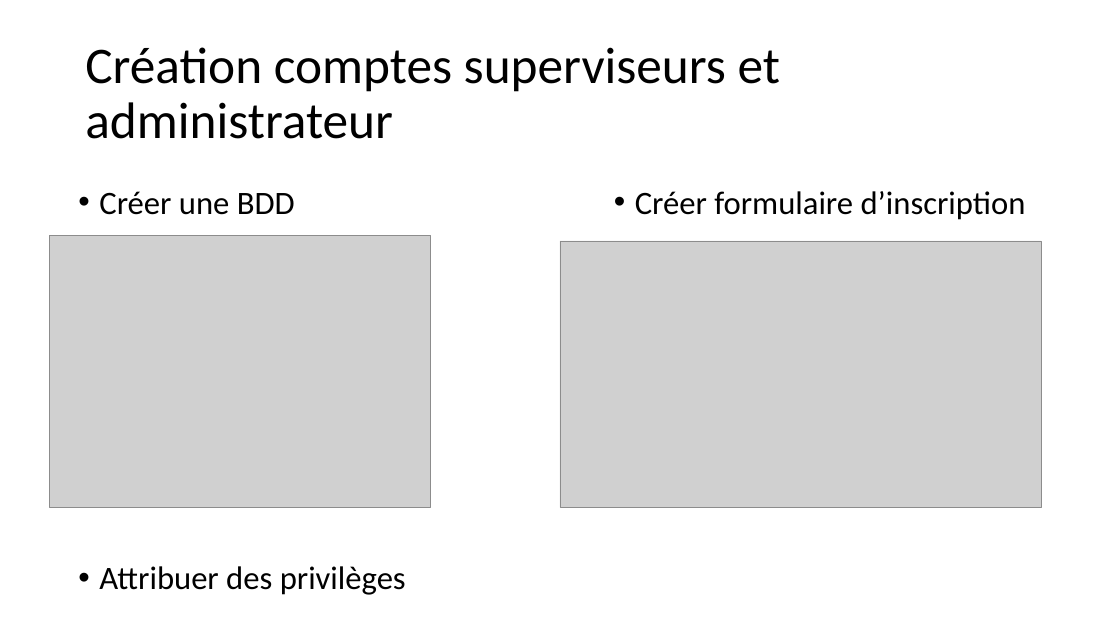
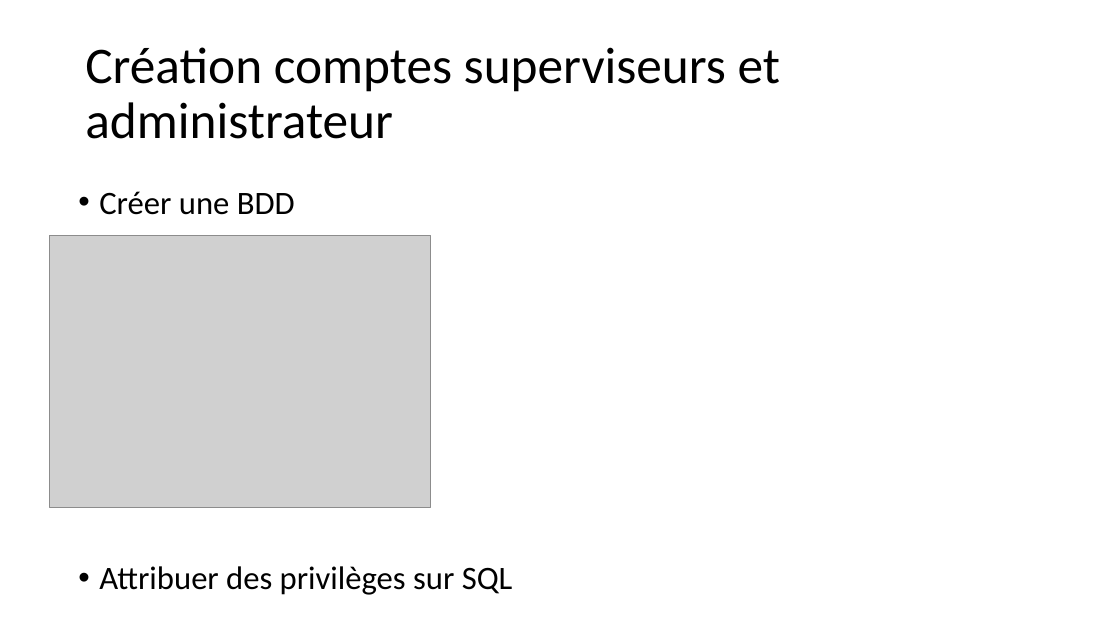
Before and after one commit to GuiguiMvn/Systeme-Escape-Game-Telethon, a slide deck: slide 3 of Cyril/Projet Théléton.pptx. Drawn at 1120x630 pixels with LibreOffice and Linux fonts; fonts in the diff are those of the drawing; grey boxes stand for pictures. Boxes give left, top, right and bottom in pixels: in the first picture for what was removed or moved away, otherwise in the second. Text is boxed around its words. In the diff, an @@ line names an element or a change of style, - is before the commit and + after.

```diff
--- a/Cyril/Projet Théléton.pptx
+++ b/Cyril/Projet Théléton.pptx
@@ text removed at (635,191,1026,220) @@
-• Créer formulaire d’inscription
@@ picture removed at (560,241,1042,507) @@
@@ text at (99,566,513,595): text changed @@
-• Attribuer des privilèges
+• Attribuer des privilèges sur SQL
```
Also in this commit, not shown: 1 other slide changed, 1 other file.
